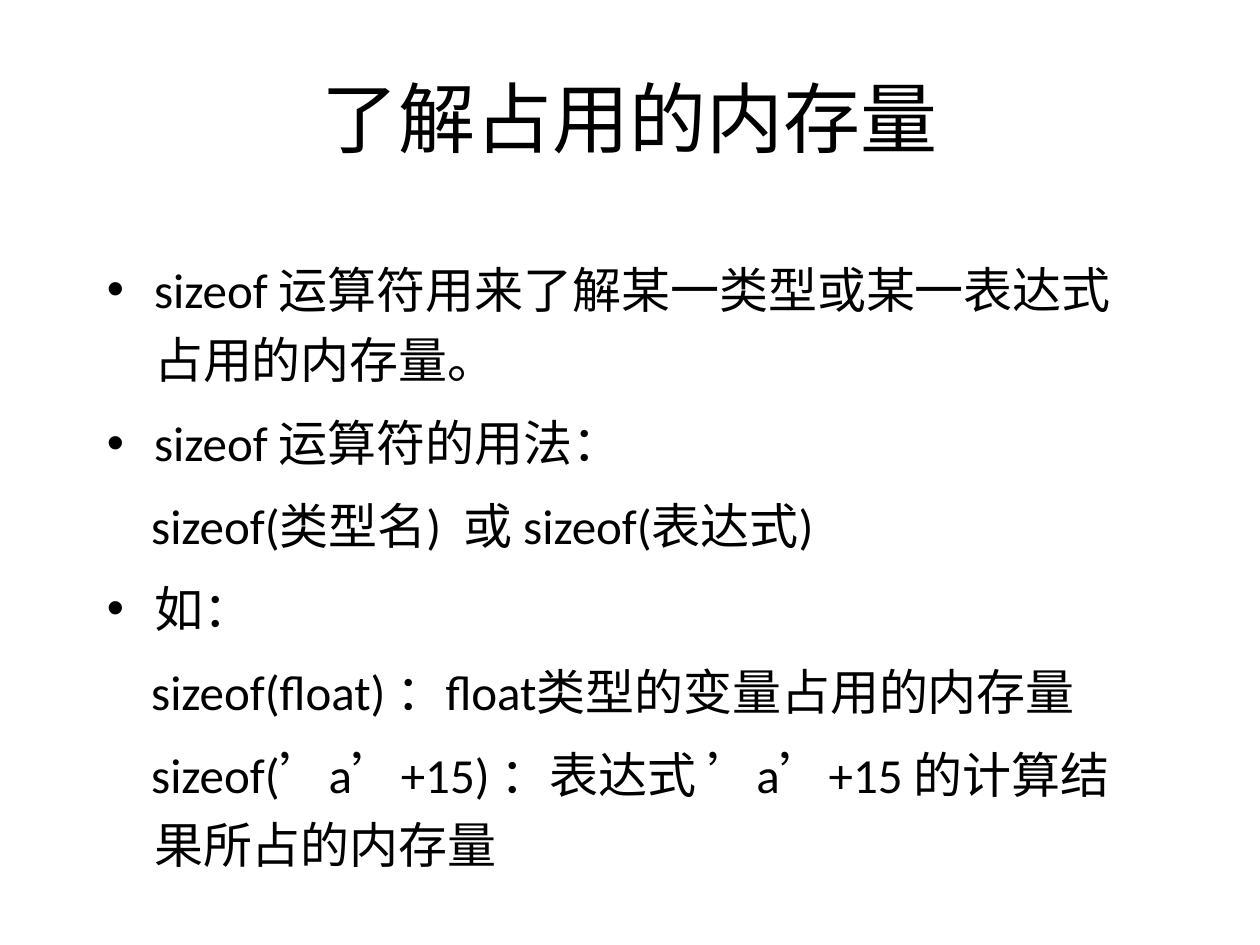
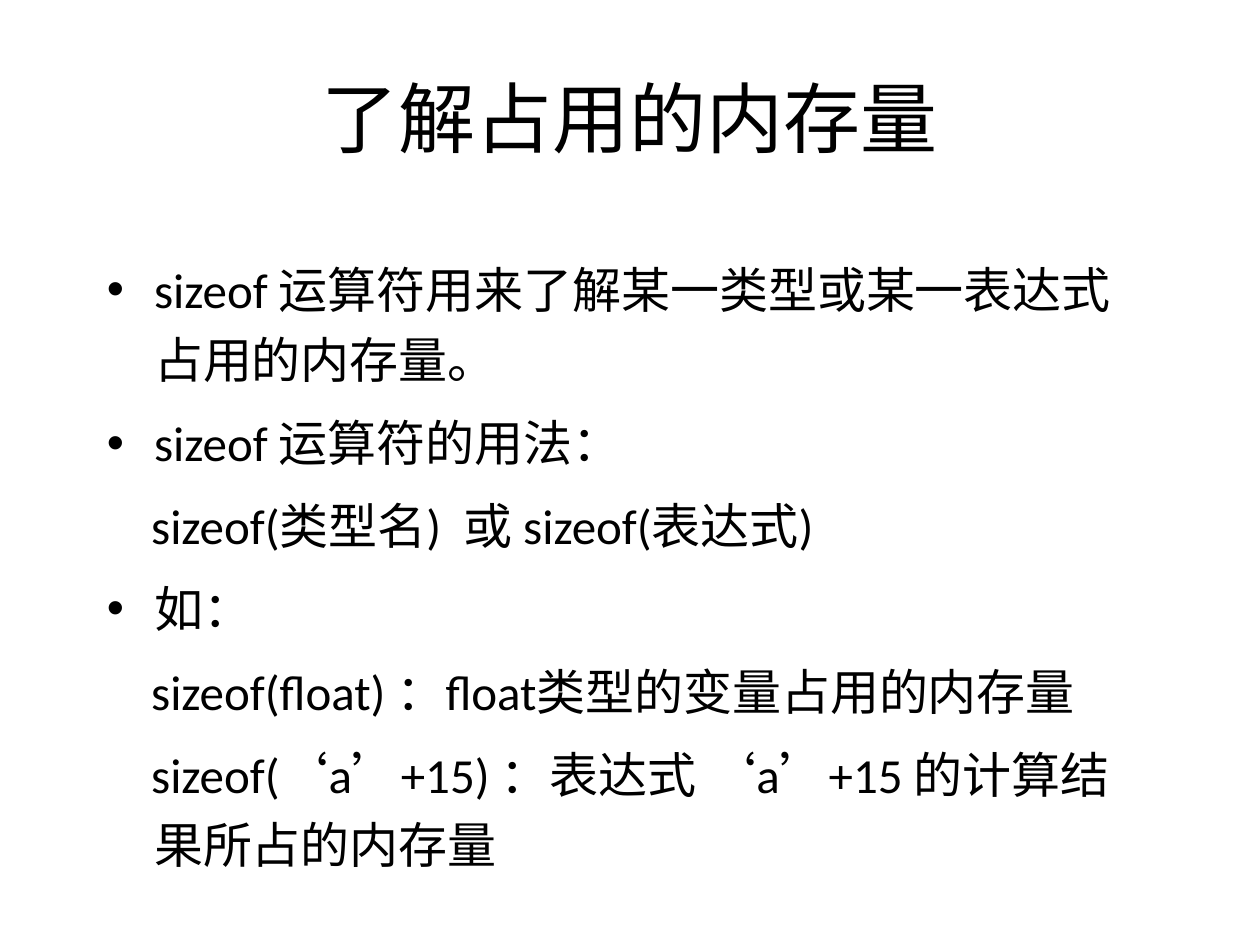
Before and after one commit to wwuhn/wwuhn.github.io, a slide deck: slide 63 of bookspcClassic/C++程序设计翁惠玉/2程序的基本组成.ppt (slide 55 before the commit). Drawn at 1260x945 pixels with LibreOffice and Linux fonts; fonts in the diff are those of the drawing. Boxes give left, top, right and bottom in pixels: in the first picture for what was removed or moved away, otherwise in the second. Text is boxed around its words. In the diff, an @@ line names an element or a change of style, - is before the commit and + after.

```diff
--- a/bookspcClassic/C++程序设计翁惠玉/2程序的基本组成.ppt
+++ b/bookspcClassic/C++程序设计翁惠玉/2程序的基本组成.ppt
@@ text at (151, 751, 1110, 867): text changed @@
-sizeof(’a’+15) ：表达式 ’a’+15 的计算结果所占的内存量
+sizeof(‘a’+15) ：表达式 ‘a’+15 的计算结果所占的内存量
```
Also in this commit, not shown: 27 other slides changed, 8 slides added, 5 other files.
